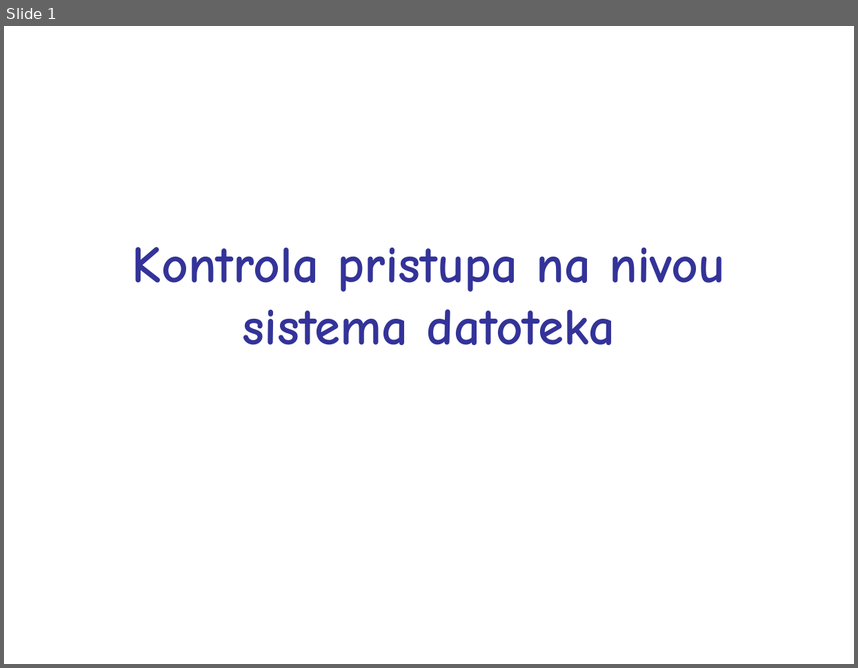
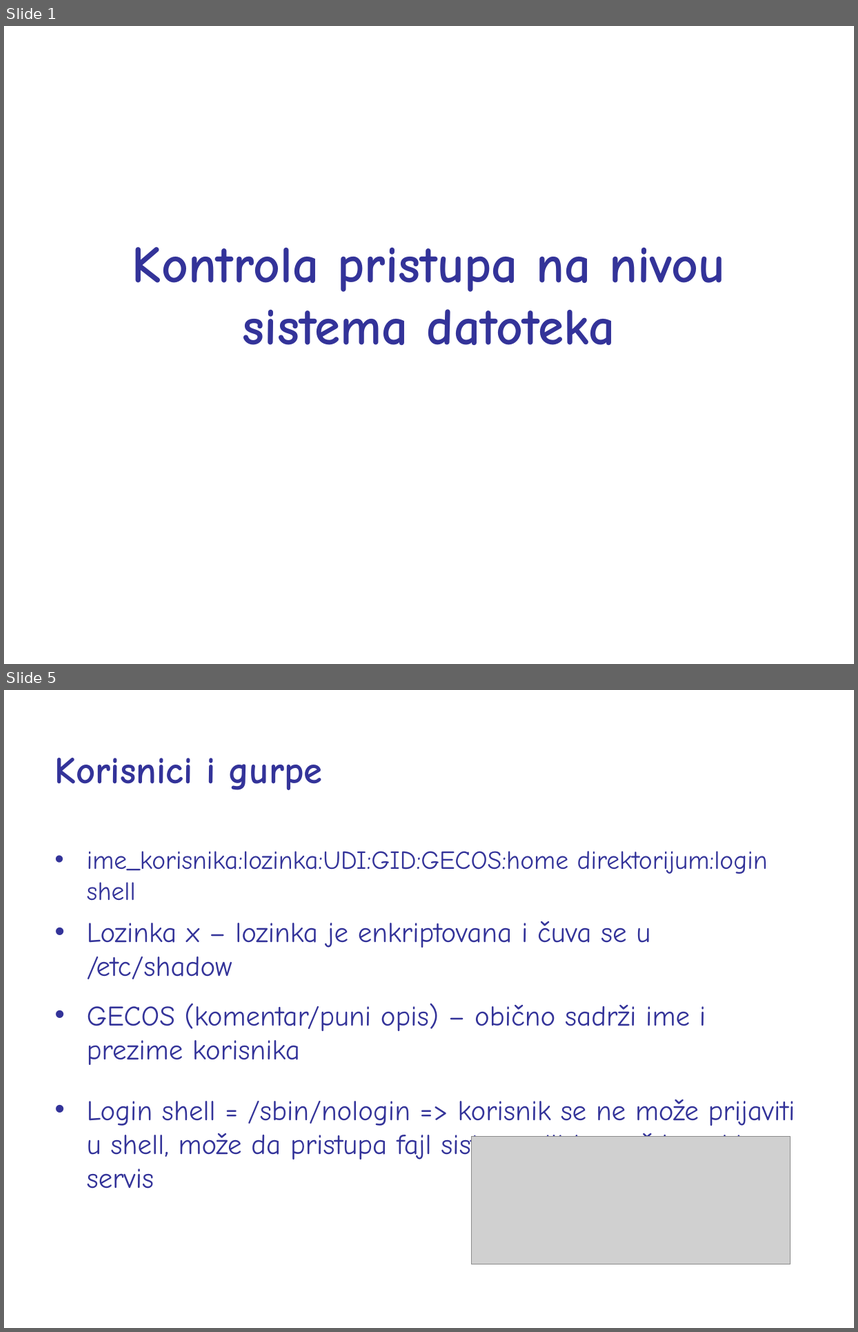
Before and after one commit to nnMan1/operativni_sistemi_2024, a slide deck: Materijali/shell/shell_prezentacije/4.ppt. Shown one above the other, each under a label of ours: slide 1 before the commit, slides 1 and 5 after it; the slides between them are not shown. The pictures are 858x668 and 858x1332 pixels, drawn with LibreOffice and Linux fonts; fonts in the diff are those of the drawing; grey boxes stand for pictures. Boxes give left, top, right and bottom in pixels: in the first picture for what was removed or moved away, otherwise in the second. Text is boxed around its words. In the diff, an @@ line names an element or a change of style, - is before the commit and + after.

```diff
--- a/Materijali/shell/shell_prezentacije/4.ppt
+++ b/Materijali/shell/shell_prezentacije/4.ppt
@@ slide 5 added at box(4, 690, 854, 1328), background #FFFFFF @@
@@ text added at box(55, 758, 323, 790), 32 pt, text #333399, bold @@
+Korisnici i gurpe
@@ text added at box(87, 851, 795, 1188), 24 pt, text #333399 @@
+• ime_korisnika:lozinka:UDI:GID:GECOS:home direktorijum:login shell
+• Lozinka x – lozinka je enkriptovana i čuva se u /etc/shadow
+• GECOS (komentar/puni opis) – obično sadrži ime i prezime korisnika
+• Login shell = /sbin/nologin => korisnik se ne može prijaviti u shell, može da pristupa fajl sistemu, ili je možda neki servis
@@ picture added at box(472, 1136, 791, 1264) @@
```
Also in this commit, not shown: 10 other slides added, 4 other files.
